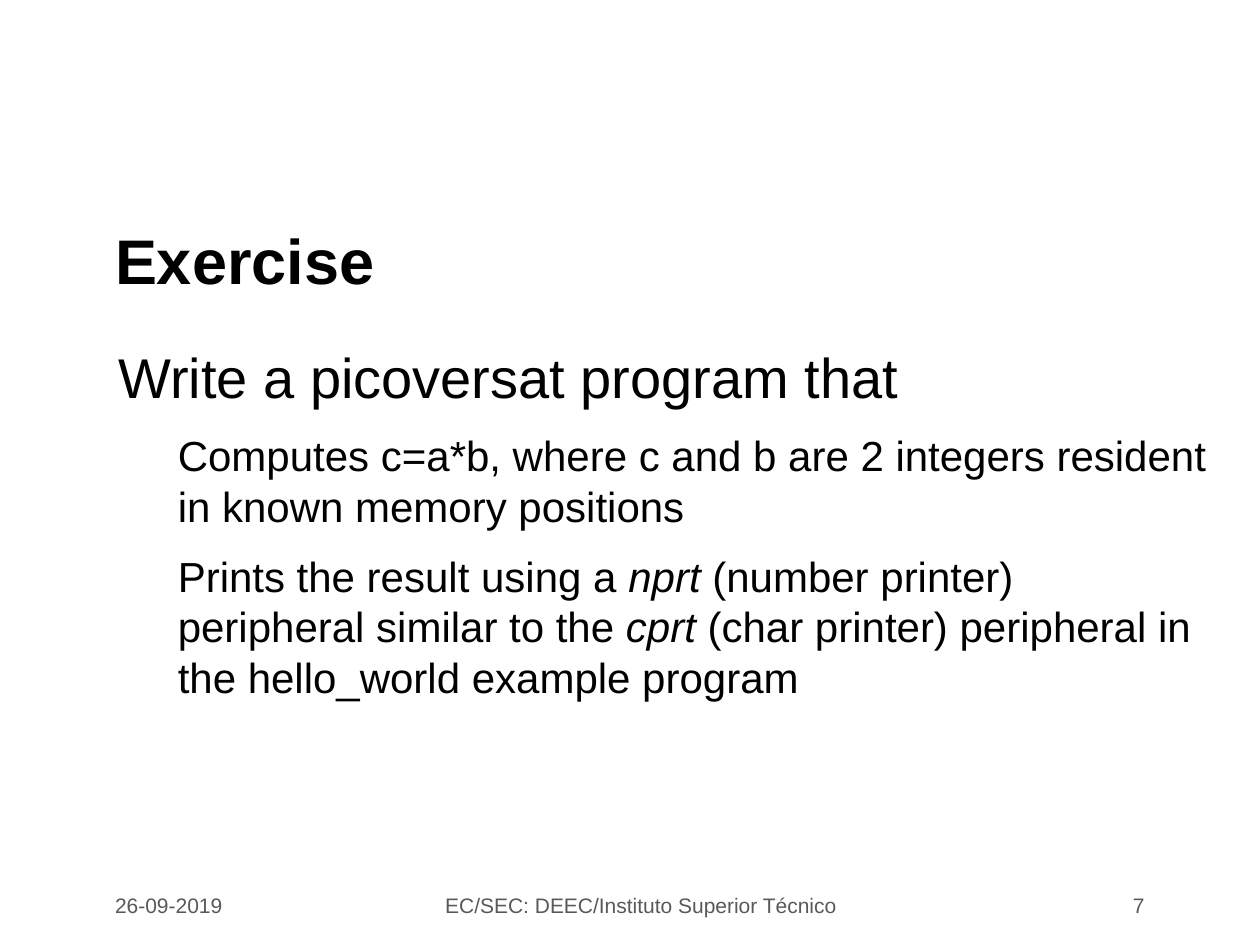
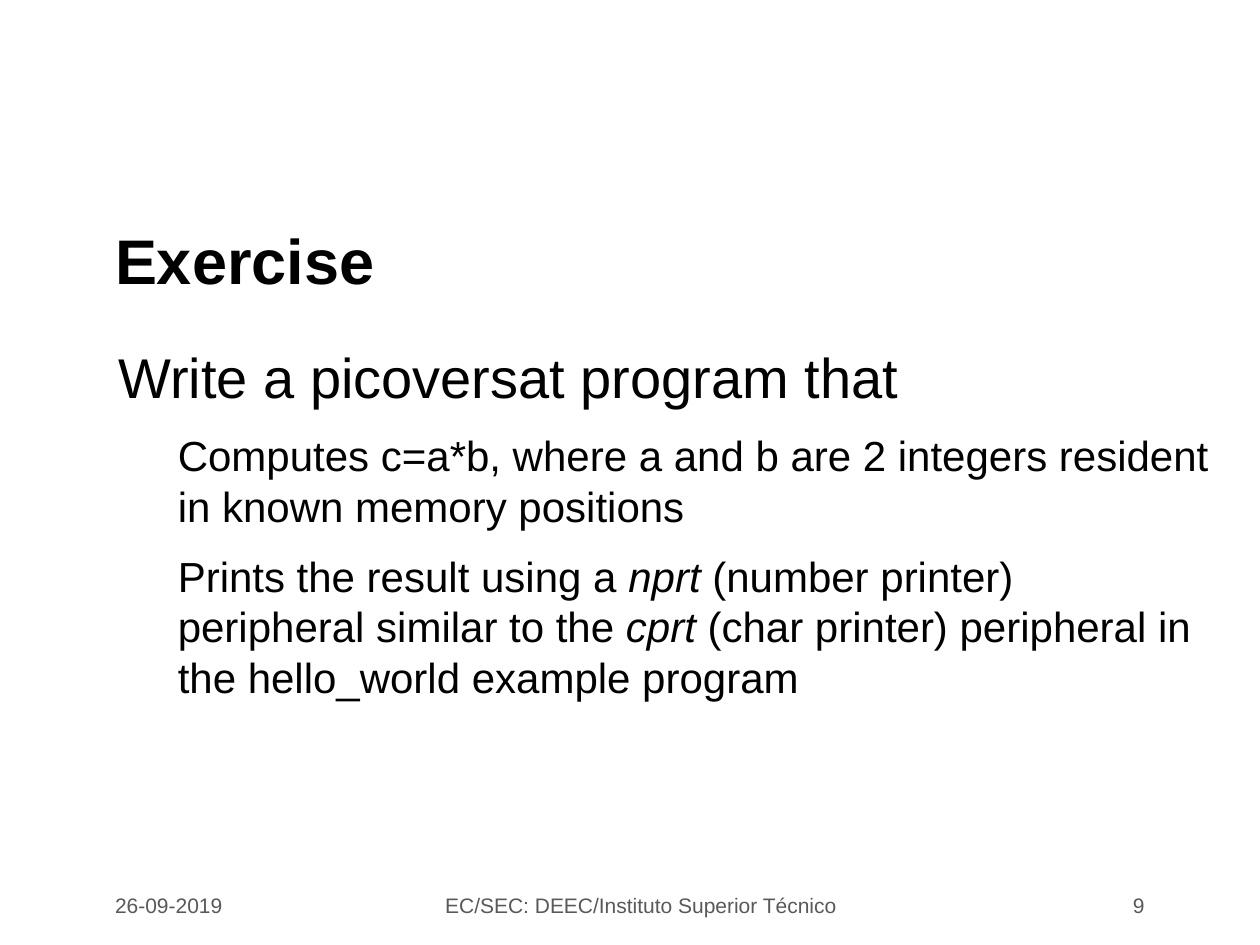
Before and after one commit to jjts/ist-sec, a slide deck: slide 9 of lectures/l3_picoVersat/l3.odp (slide 7 before the commit). Drawn at 1260x945 pixels with LibreOffice and Linux fonts; fonts in the diff are those of the drawing; background and template pictures are left out. Boxes give left, top, right and bottom in pixels: in the first picture for what was removed or moved away, otherwise in the second. Text is boxed around its words. In the diff, an @@ line names an element or a change of style, - is before the commit and + after.

```diff
--- a/lectures/l3_picoVersat/l3.odp
+++ b/lectures/l3_picoVersat/l3.odp
@@ text at (178, 440, 1208, 530): text changed @@
-  − Computes c=a*b, where c and b are 2 integers resident in known memory positions
+  − Computes c=a*b, where a and b are 2 integers resident in known memory positions
@@ page number at (1133, 898, 1145, 913): text changed @@
-7
+9
```
Also in this commit, not shown: 1 other slide changed, 2 slides added.
